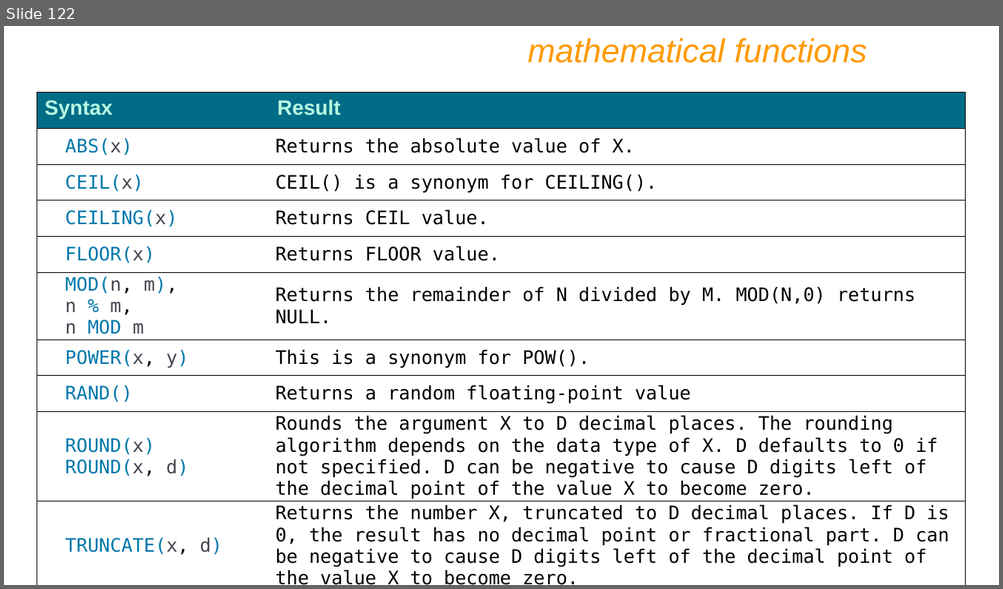
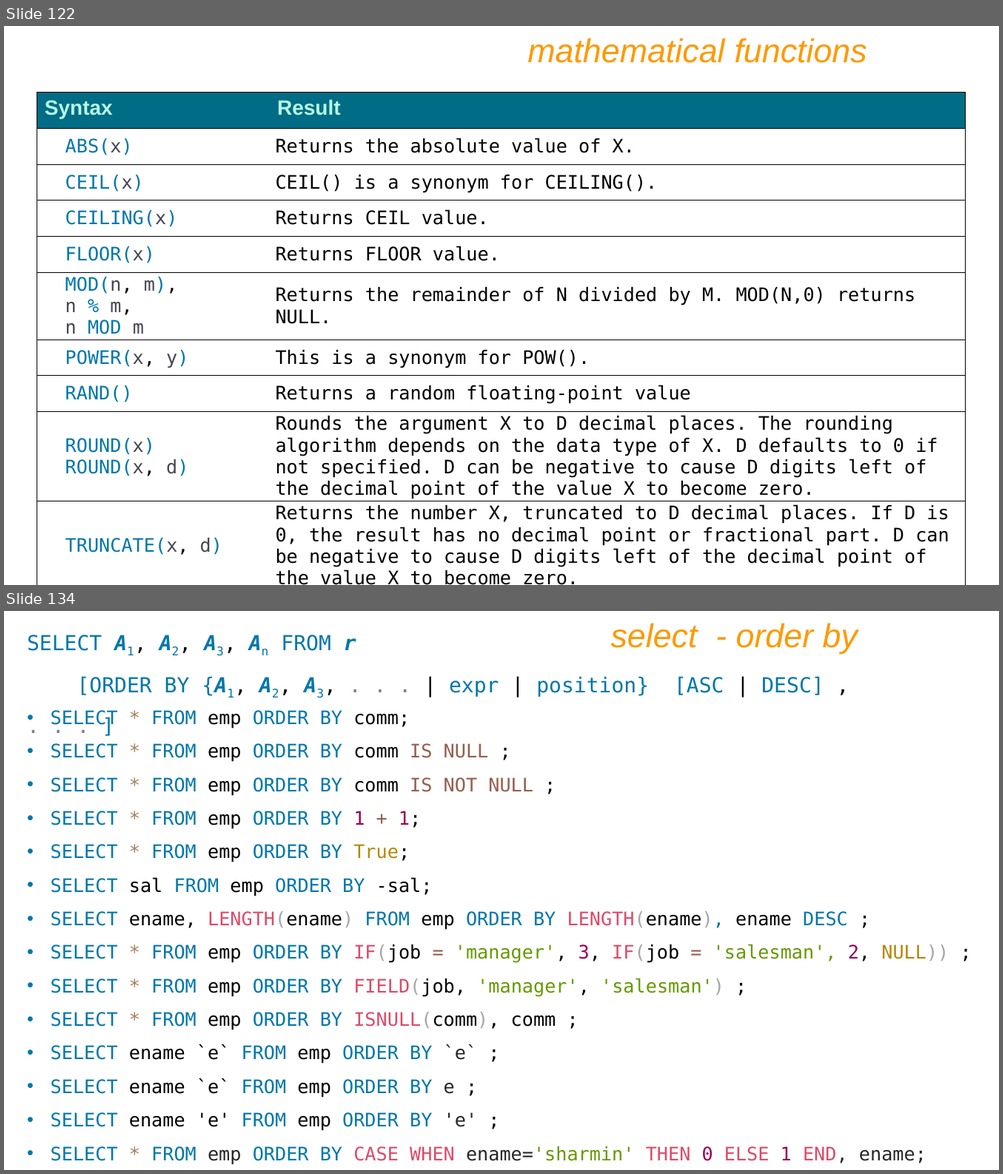
Before and after one commit to sonalikhedkar/Cdac_study, a slide deck: database/IET MySQL PPT Ver9.pptx. Shown one above the other, each under a label of ours: slide 122 before the commit, slides 122 and 134 after it; the slides between them are not shown. The pictures are 1003x589 and 1003x1174 pixels, drawn with LibreOffice and Linux fonts; fonts in the diff are those of the drawing. Boxes give left, top, right and bottom in pixels: in the first picture for what was removed or moved away, otherwise in the second. Text is boxed around its words. In the diff, an @@ line names an element or a change of style, - is before the commit and + after.

```diff
--- a/database/IET MySQL PPT Ver9.pptx
+++ b/database/IET MySQL PPT Ver9.pptx
@@ slide 134 added at (4,611,999,1170), background #FFFFFF @@
@@ text added at (611,623,857,654), 32 pt, text #FF9900, italic @@
+select - order by
@@ text added at (27,635,823,697), 20 pt, text #0077AA @@
+SELECT A1, A2, A3, An FROM r
+[ORDER BY {A1, A2, A3, . . . | expr | position} [ASC | DESC] , . . . ]
@@ text added at (51,710,948,1165), 18 pt, text #0077AA @@
+• SELECT * FROM emp ORDER BY comm;
+• SELECT * FROM emp ORDER BY comm IS NULL ;
+• SELECT * FROM emp ORDER BY comm IS NOT NULL ;
+• SELECT * FROM emp ORDER BY 1 + 1;
+• SELECT * FROM emp ORDER BY True;
+• SELECT sal FROM emp ORDER BY -sal;
+• SELECT ename, LENGTH(ename) FROM emp ORDER BY LENGTH(ename), ename DESC ;
+• SELECT * FROM emp ORDER BY IF(job = 'manager', 3, IF(job = 'salesman', 2, NULL)) ;
+• SELECT * FROM emp ORDER BY FIELD(job, 'manager', 'salesman') ;
+• SELECT * FROM emp ORDER BY ISNULL(comm), comm ;
+• SELECT ename `e` FROM emp ORDER BY `e` ;
+• SELECT ename `e` FROM emp ORDER BY e ;
+• SELECT ename 'e' FROM emp ORDER BY 'e' ;
+• SELECT * FROM emp ORDER BY CASE WHEN ename='sharmin' THEN 0 ELSE 1 END, ename;
```
Also in this commit, not shown: 9 slides changed, 55 other slides added, 2 other files.
